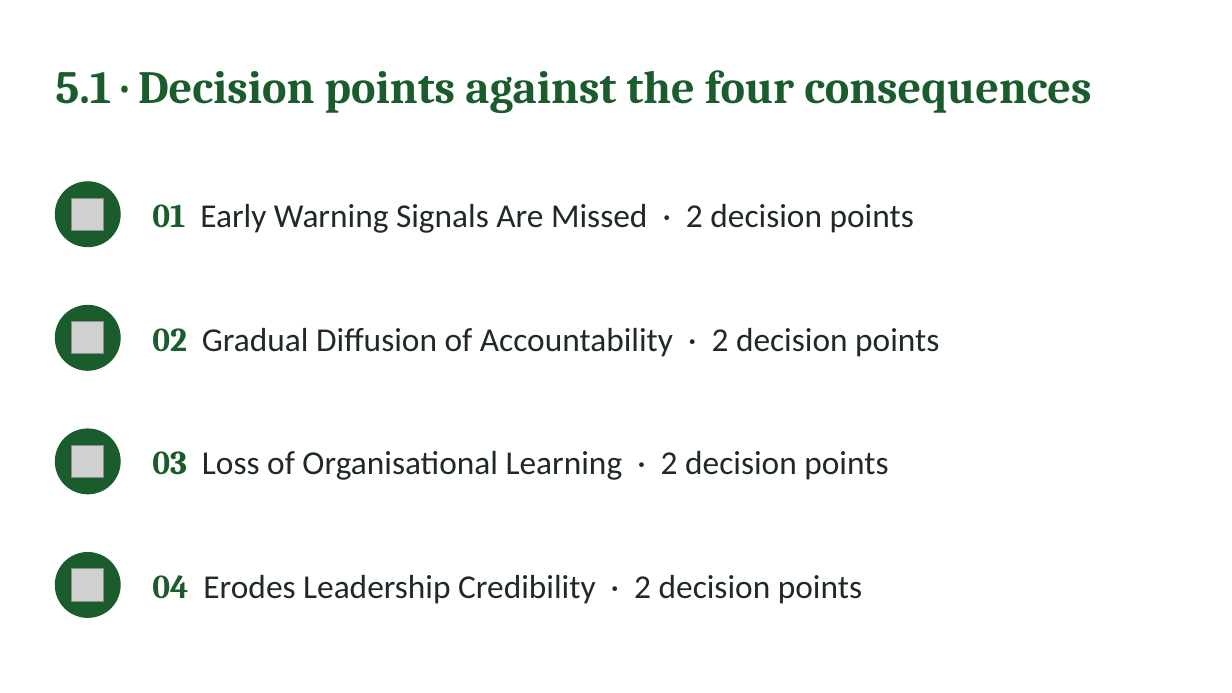
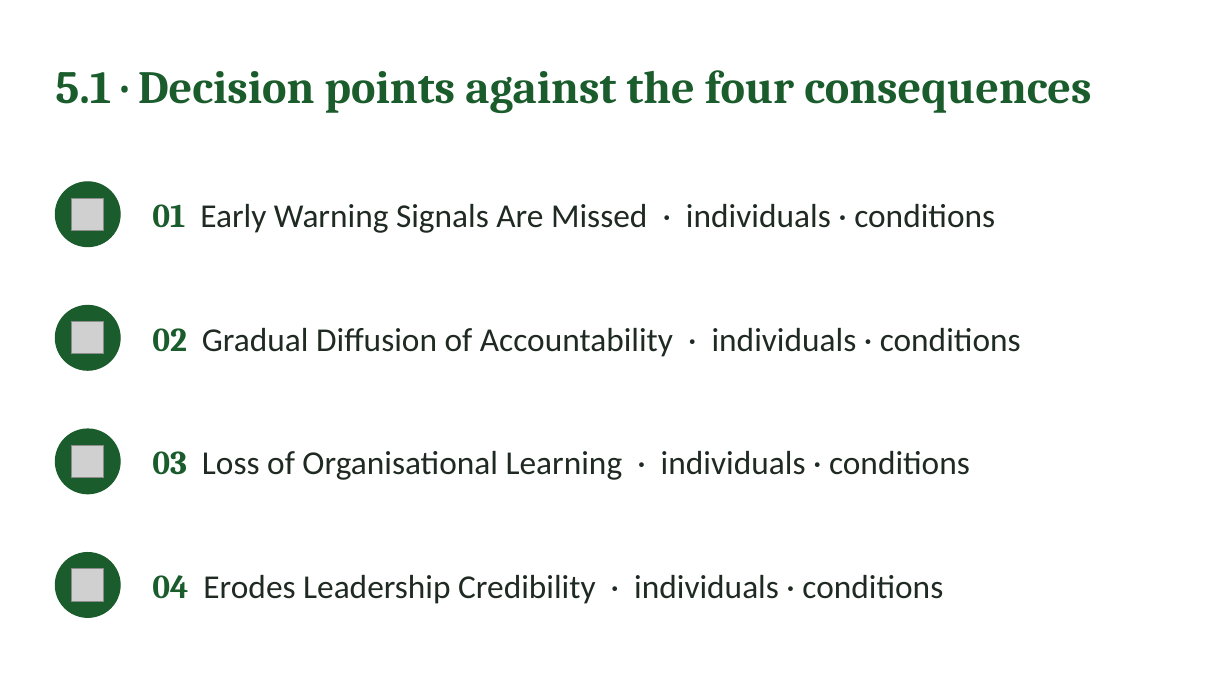
Before and after one commit to IBSL26/ibsl-platform, a slide deck: slide 24 of Unit decks/Unit 08 - Performance Measurement.pptx. Drawn at 1232x693 pixels with LibreOffice and Linux fonts; fonts in the diff are those of the drawing; grey boxes stand for pictures. Boxes give left, top, right and bottom in pixels: in the first picture for what was removed or moved away, otherwise in the second. Text is boxed around its words. In the diff, an @@ line names an element or a change of style, - is before the commit and + after.

```diff
--- a/Unit decks/Unit 08 - Performance Measurement.pptx
+++ b/Unit decks/Unit 08 - Performance Measurement.pptx
@@ text at [152,204,995,233]: text changed @@
-01 Early Warning Signals Are Missed · 2 decision points
+01 Early Warning Signals Are Missed · individuals · conditions
@@ text at [152,328,1021,357]: text changed @@
-02 Gradual Diffusion of Accountability · 2 decision points
+02 Gradual Diffusion of Accountability · individuals · conditions
@@ text at [152,451,970,480]: text changed @@
-03 Loss of Organisational Learning · 2 decision points
+03 Loss of Organisational Learning · individuals · conditions
@@ text at [152,575,943,604]: text changed @@
-04 Erodes Leadership Credibility · 2 decision points
+04 Erodes Leadership Credibility · individuals · conditions
```
Also in this commit, not shown: 5 other slides changed, 16 other files.
